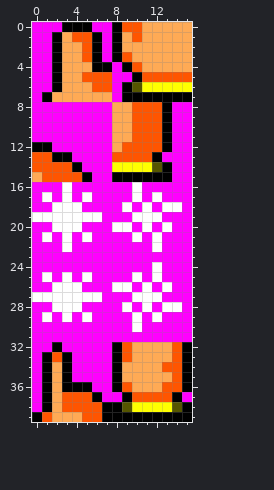
Pixel-art sprite, stored at src/art/sprites.png. The picture above was drawn from the file before the commit.
The file is 16x40 pixels.
Now the later version:
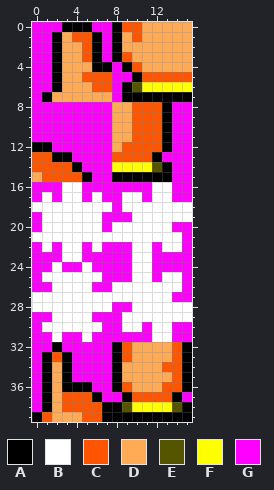
Palette (. is transparent): A #000000  B #ffffff  C #ff5500  D #ffaa55  E #555500  F #ffff00  G #ff00ff
Changes in this commit:
Colour G gives way to colour B in row 16 at x 4 and 12 to 13; in row 17 at x 4, 6, 9 and 13; in row 18 at x 0 to 1, 5 to 7, 10, 12 and 15; in row 19 at x 13 to 15; in row 20 at x 1, 5 to 6, 10 and 12; in row 21 at x 0, 2, 4, 6 to 9, 11 and 13 to 14.
Colour G gives way to colour B in row 22 at x 1, 4, 6, 10 to 11 and 13 to 14; in row 23 at x 3 to 4 and 10 to 11; in row 24 at x 2, 5 and 10 to 11; in row 25 at x 2, 4, 6, 11 and 13 to 14; in row 26 at x 5, 10, 12 and 14; in row 27 at x 7 to 9 and 13.
Colour G gives way to colour B in row 28 at x 0 to 1, 5 to 7, 10, 12 and 15; in row 29 at x 2, 4, 9, 11 and 13 to 15; in row 30 at x 1 to 6, 9 and 12 to 13; in row 31 at x 2, 5 and 12 to 13.
Colour B gives way to colour G in row 16 at x 10; in row 17 at x 5; in row 19 at x 0; in row 22 at x 12; in rows 24 to 25 at x 12; in row 28 at x 9.
Colour B gives way to colour G in row 29 at x 1.
Boxes around the changes in both pictures, in picture pixels (x1, y1, x2, y2):
changed: (32, 182, 192, 342)
